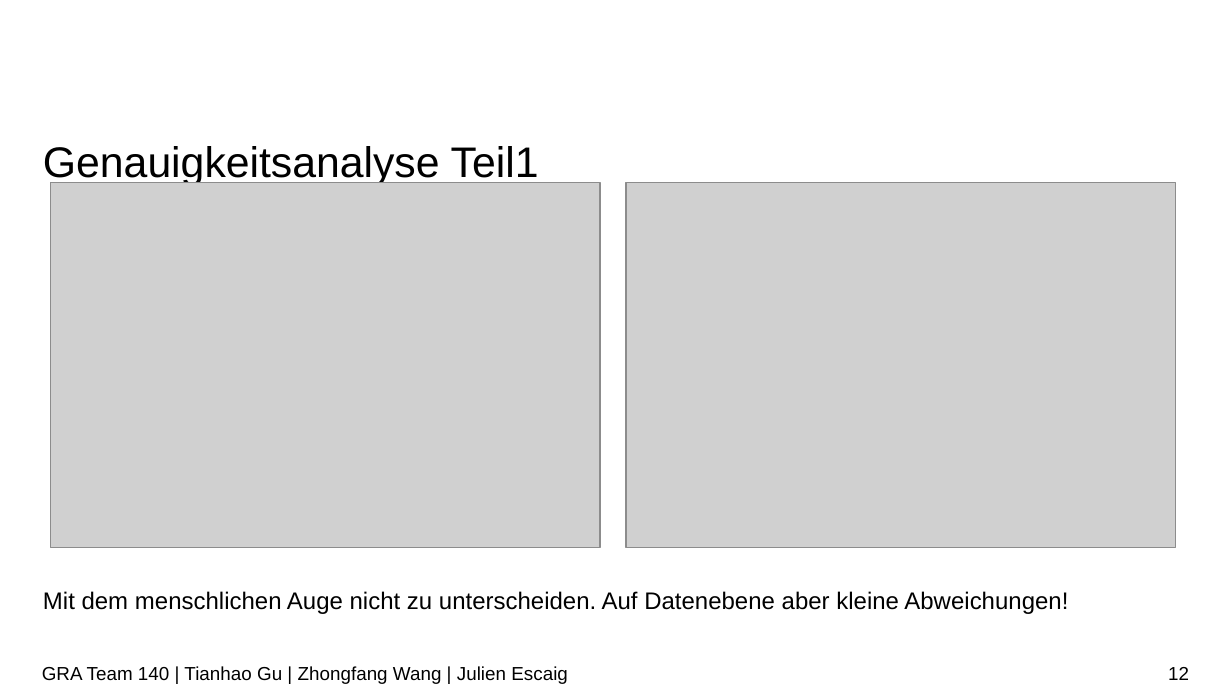
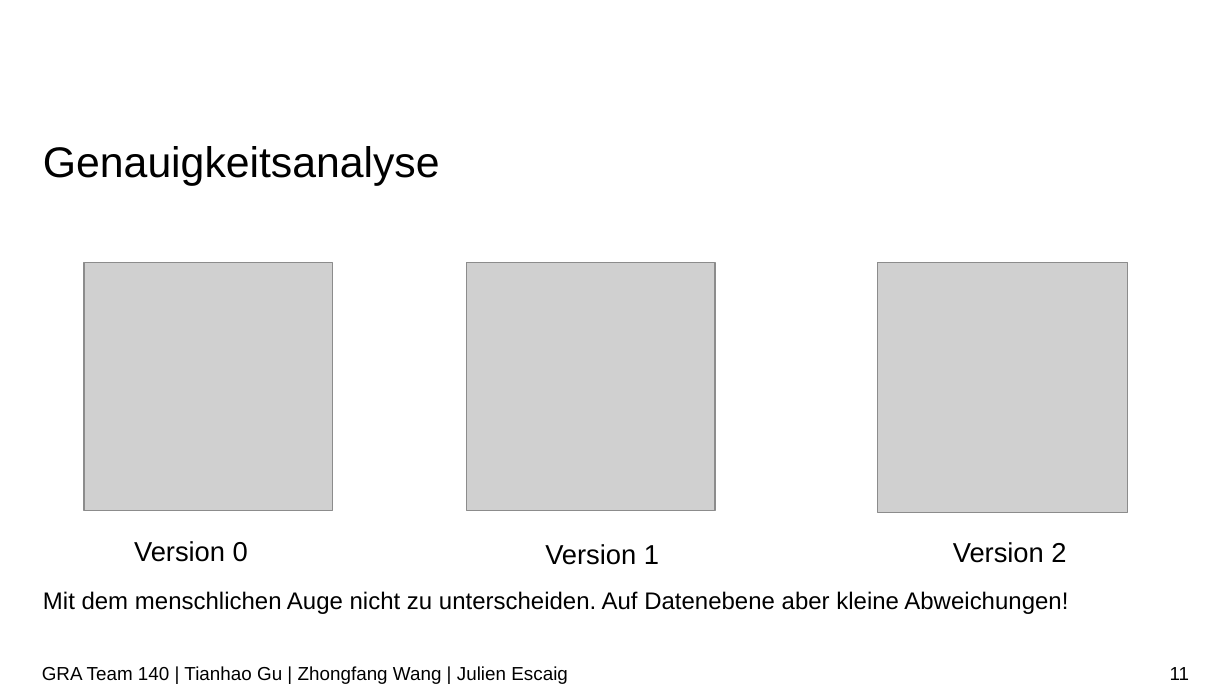
Before and after one commit to tianhaogutum/1, a slide deck: slide 11 of Vortrag/Vortrag.pptx (slide 12 before the commit). Drawn at 1232x693 pixels with LibreOffice and Linux fonts; fonts in the diff are those of the drawing; grey boxes stand for pictures; background and template pictures are left out. Boxes give left, top, right and bottom in pixels: in the first picture for what was removed or moved away, otherwise in the second. Text is boxed around its words. In the diff, an @@ line names an element or a change of style, - is before the commit and + after.

```diff
--- a/Vortrag/Vortrag.pptx
+++ b/Vortrag/Vortrag.pptx
@@ title at box(43, 146, 440, 185): text changed @@
-Genauigkeitsanalyse Teil1
+Genauigkeitsanalyse
@@ picture removed at box(51, 182, 600, 548) @@
@@ picture removed at box(626, 182, 1175, 548) @@
@@ picture added at box(84, 262, 333, 511) @@
@@ picture added at box(467, 262, 716, 511) @@
@@ picture added at box(878, 262, 1129, 513) @@
@@ text added at box(134, 541, 248, 562), 16 pt, text #000000 @@
+Version 0
@@ text added at box(545, 544, 659, 565), 16 pt, text #000000 @@
+Version 1
@@ text added at box(953, 542, 1066, 563), 16 pt, text #000000 @@
+Version 2
@@ page number at box(1170, 667, 1190, 680): text changed @@
-12
+11
```
Also in this commit, not shown: 9 other slides changed, 3 slides added, 1 slide removed, 3 other files.
